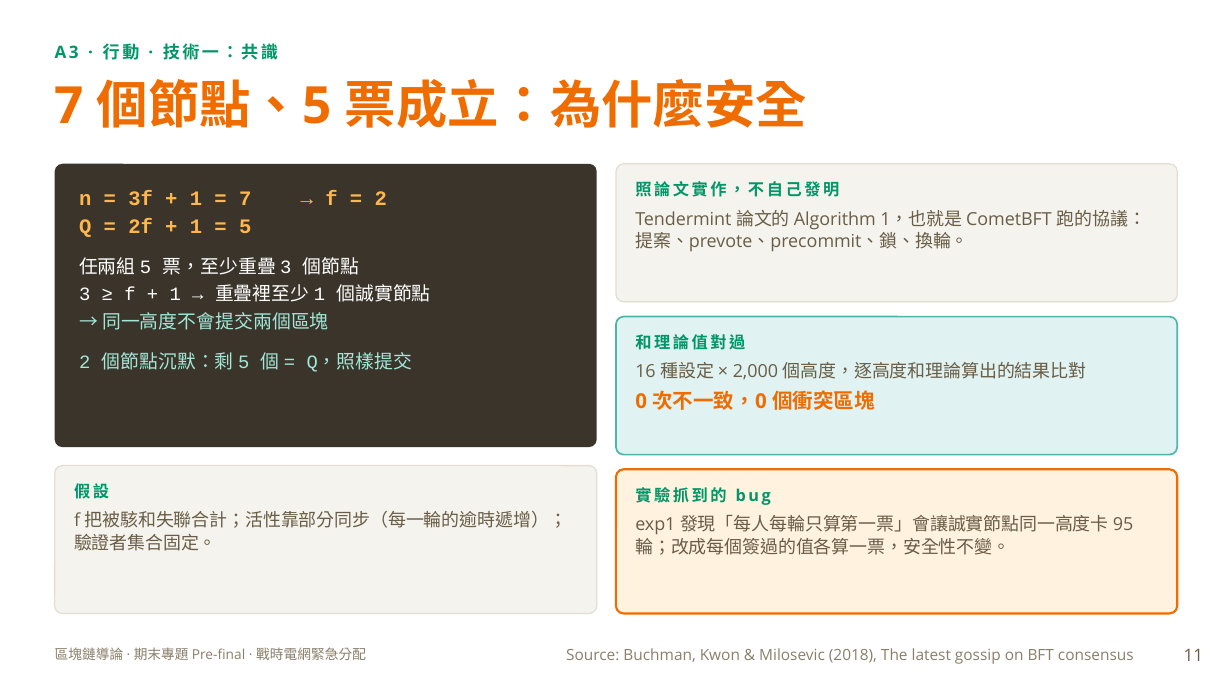
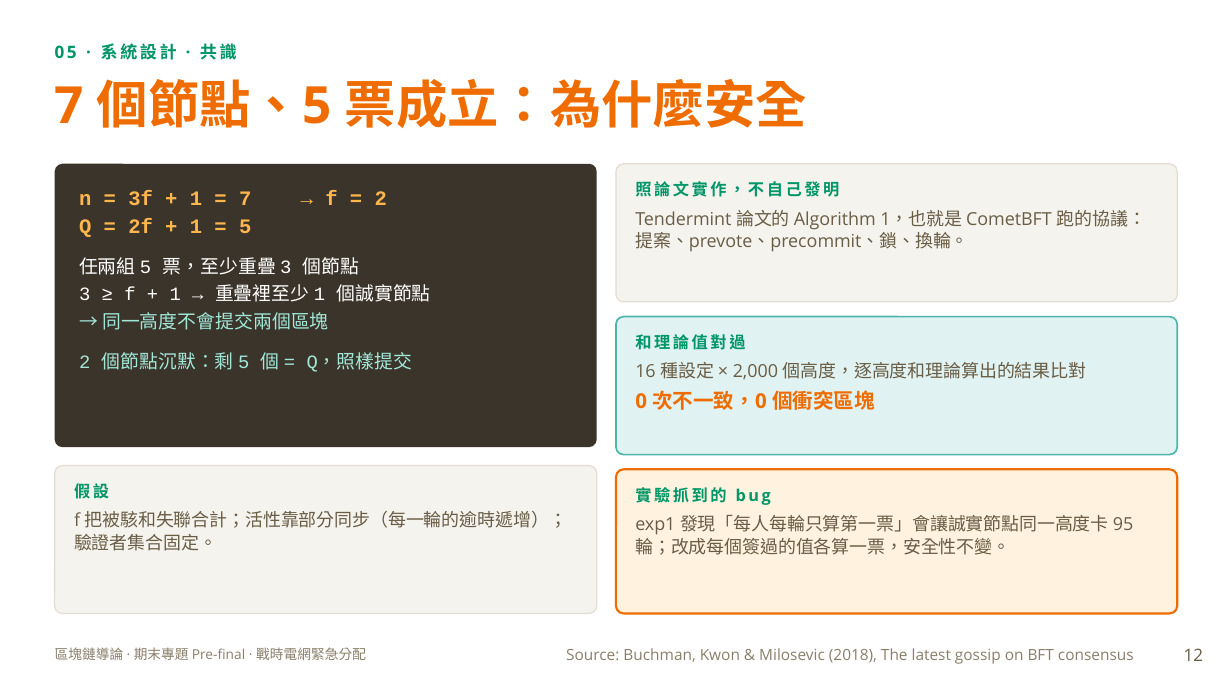
Before and after one commit to XXXaBg3619/grid-quorum, a slide deck: slide 12 of 期末前報告_戰時電網緊急分配.pptx (slide 11 before the commit). Drawn at 1232x693 pixels with LibreOffice and Linux fonts; fonts in the diff are those of the drawing. Boxes give left, top, right and bottom in pixels: in the first picture for what was removed or moved away, otherwise in the second. Text is boxed around its words. In the diff, an @@ line names an element or a change of style, - is before the commit and + after.

```diff
--- a/期末前報告_戰時電網緊急分配.pptx
+++ b/期末前報告_戰時電網緊急分配.pptx
@@ text at (55,43,237,60): text changed @@
-A3 · 行動 · 技術一：共識
+05 · 系統設計 · 共識
@@ page number at (1184,648,1203,661): text changed @@
-11
+12
```
Also in this commit, not shown: 15 other slides changed, 2 slides added, 1 slide removed.
